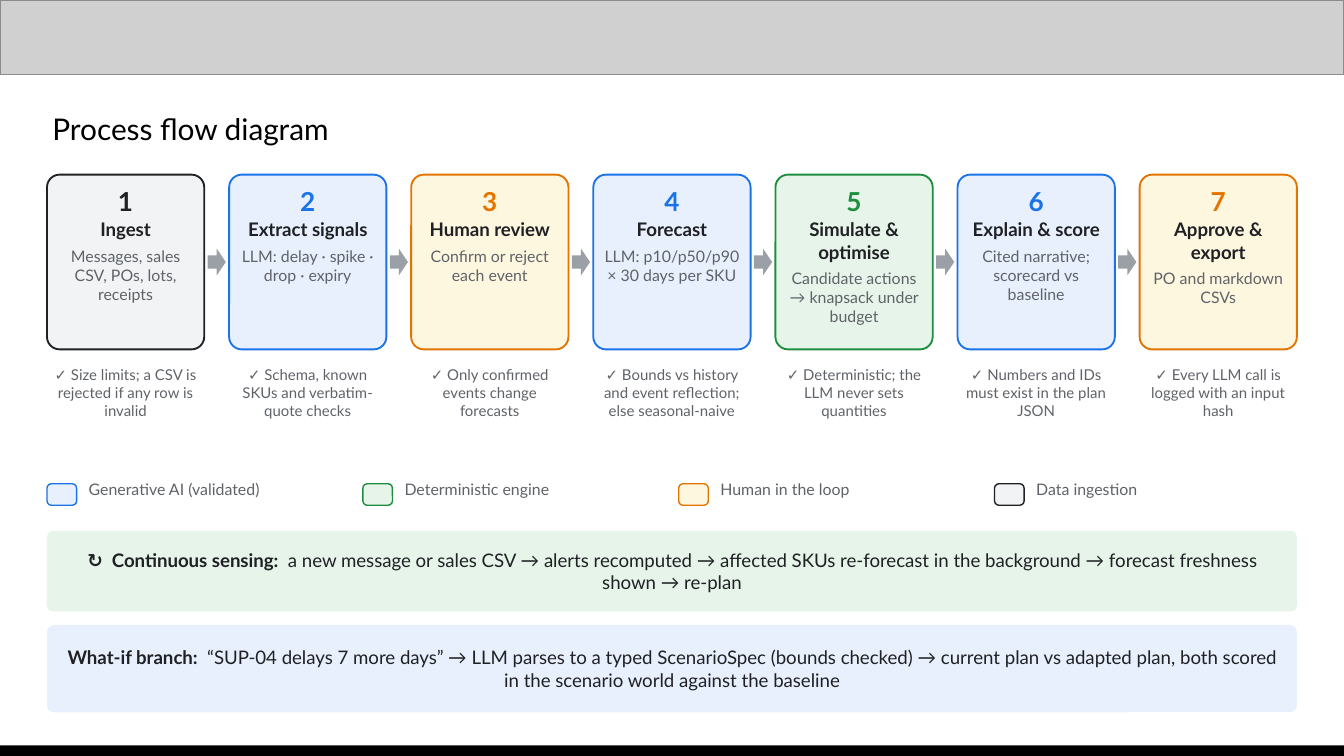
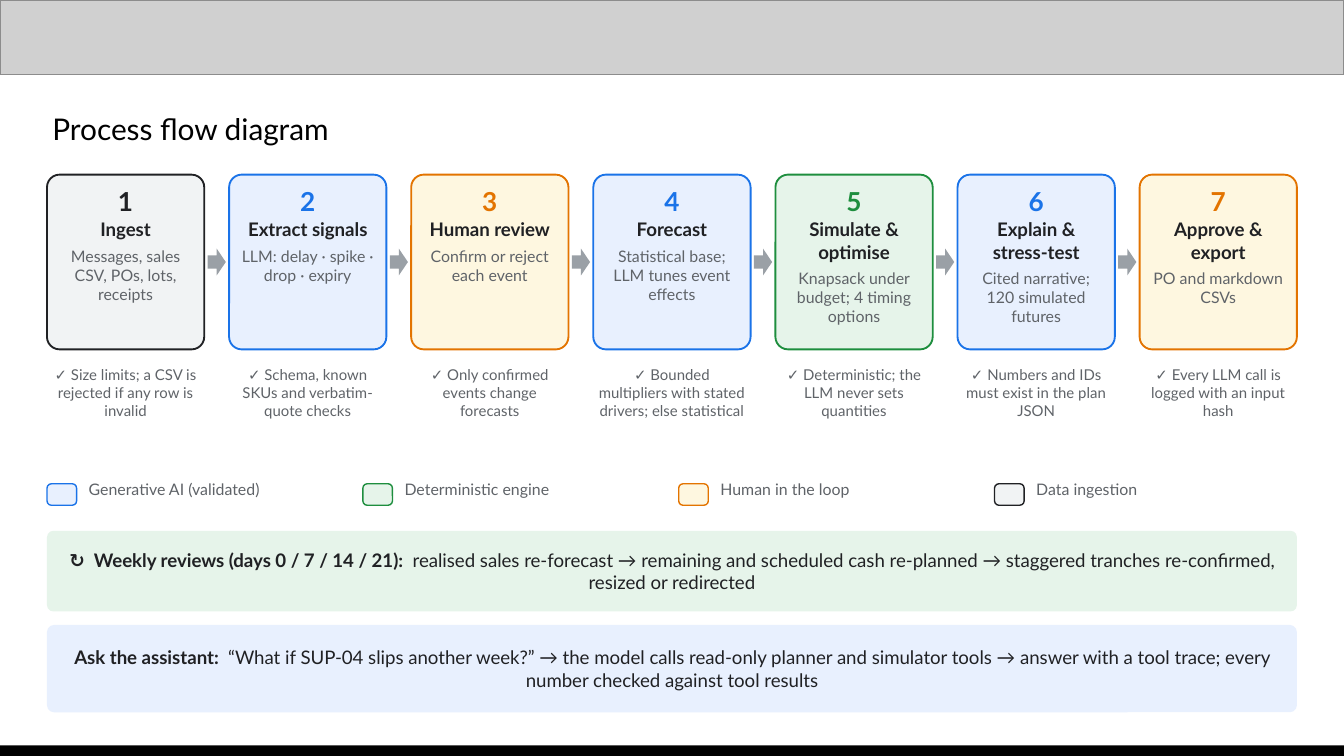
Before and after one commit to Xhahat/inventory-rescue, a slide deck: slide 5 of docs/Inventory_Rescue_AI_Builder_Cup.pptx. Drawn at 1344x756 pixels with LibreOffice and Linux fonts; fonts in the diff are those of the drawing; grey boxes stand for pictures. Boxes give left, top, right and bottom in pixels: in the first picture for what was removed or moved away, otherwise in the second. Text is boxed around its words. In the diff, an @@ line names an element or a change of style, - is before the commit and + after.

Commit message:
Reposition for enterprise brands: 20x demo scale, Rs 10L budget
- Rescale seed volumes/costs, budgets, alerts, assistant prompts and tests
- Fix inclusive end-date extraction (value of signals now 100% captured)
- Re-run backtest, extraction and 10-model comparison; update README
- Rebuild deck with enterprise ROI and model comparison slide

```diff
--- a/docs/Inventory_Rescue_AI_Builder_Cup.pptx
+++ b/docs/Inventory_Rescue_AI_Builder_Cup.pptx
@@ text in rounded rectangle at <box>982,222,1090,322</box>: text changed @@
-Explain & score
-Cited narrative; scorecard vs baseline
+Explain & stress-test
+Cited narrative; 120 simulated futures
@@ text in rounded rectangle at <box>613,250,730,300</box>: text changed @@
-LLM: p10/p50/p90 × 30 days per SKU
+Statistical base; LLM tunes event effects
@@ text in rounded rectangle at <box>797,272,911,325</box>: text changed @@
-Candidate actions → knapsack under budget
+Knapsack under budget; 4 timing options
@@ text at <box>599,369,745,418</box>: text changed @@
-✓ Bounds vs history and event reflection; else seasonal-naive
+✓ Bounded multipliers with stated drivers; else statistical
@@ text in rounded rectangle at <box>94,552,1275,589</box>: text changed @@
-↻ Continuous sensing: a new message or sales CSV → alerts recomputed → affected SKUs re-forecast in the background → forecast freshness shown → re-plan
+↻ Weekly reviews (days 0 / 7 / 14 / 21): realised sales re-forecast → remaining and scheduled cash re-planned → staggered tranches re-confirmed, resized or redirected
@@ text in rounded rectangle at <box>74,650,1270,691</box>: text changed @@
-What-if branch: “SUP-04 delays 7 more days” → LLM parses to a typed ScenarioSpec (bounds checked) → current plan vs adapted plan, both scored in the scenario world against the baseline
+Ask the assistant: “What if SUP-04 slips another week?” → the model calls read-only planner and simulator tools → answer with a tool trace; every number checked against tool results
```
Also in this commit, not shown: 12 other slides changed, 1 slide added, 26 other files.
